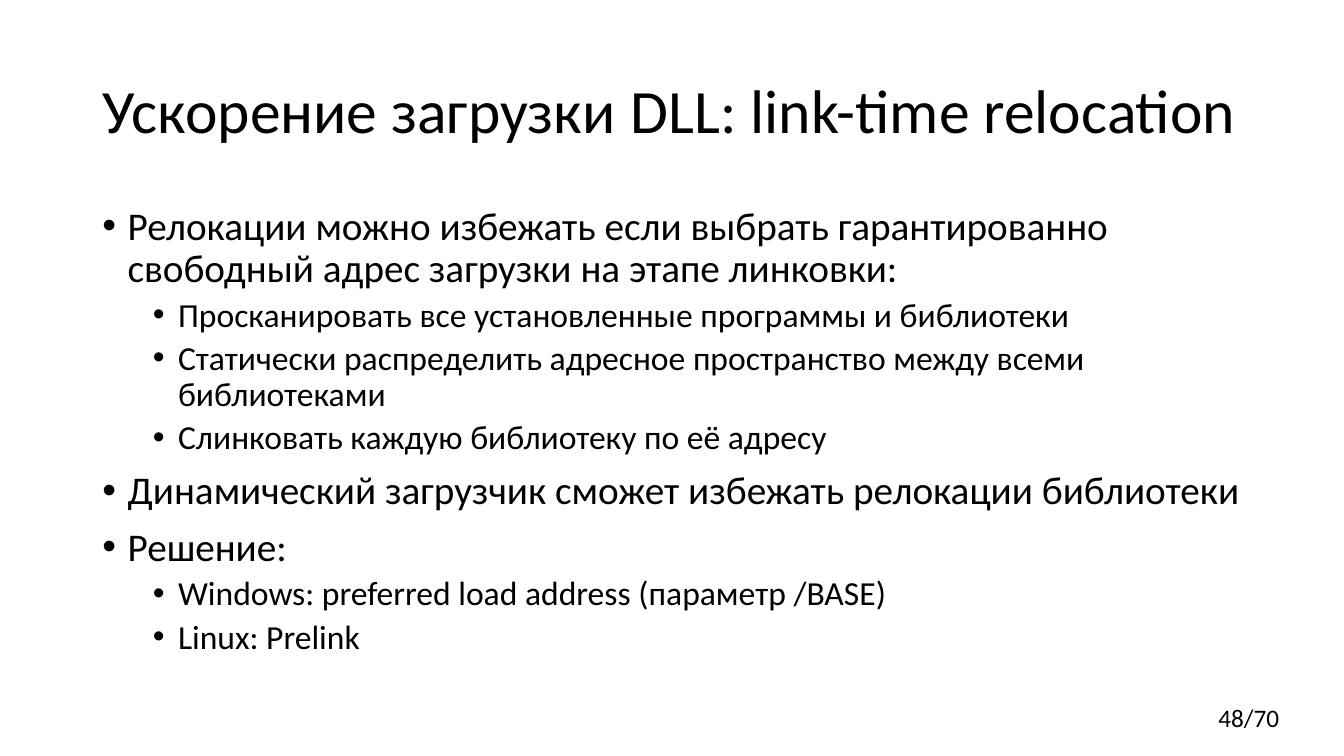
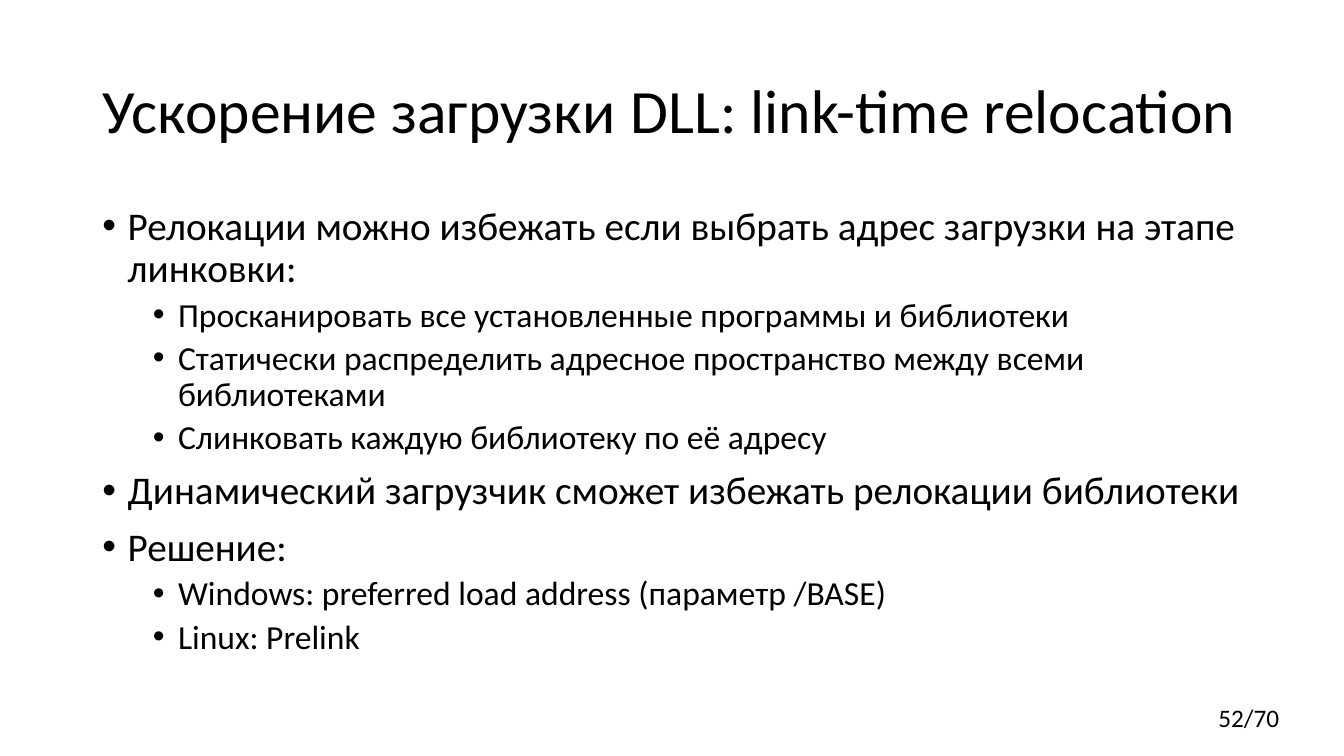
Before and after one commit to yugr/CppRussia, a slide deck: slide 52 of 2024/RU.pptx (slide 48 before the commit). Drawn at 1344x756 pixels with LibreOffice and Linux fonts; fonts in the diff are those of the drawing. Boxes give left, top, right and bottom in pixels: in the first picture for what was removed or moved away, otherwise in the second. Text is boxed around its words. In the diff, an @@ line names an element or a change of style, - is before the commit and + after.

Commit message:
Added relocation example.

```diff
--- a/2024/RU.pptx
+++ b/2024/RU.pptx
@@ text at [128, 213, 1235, 283]: text changed @@
-• Релокации можно избежать если выбрать гарантированно свободный адрес загрузки на этапе линковки:
+• Релокации можно избежать если выбрать адрес загрузки на этапе линковки:
@@ page number at [1218, 709, 1279, 728]: text changed @@
-48/70
+52/70
```
Also in this commit, not shown: 2 other slides changed, 5 slides added, 1 slide removed.
